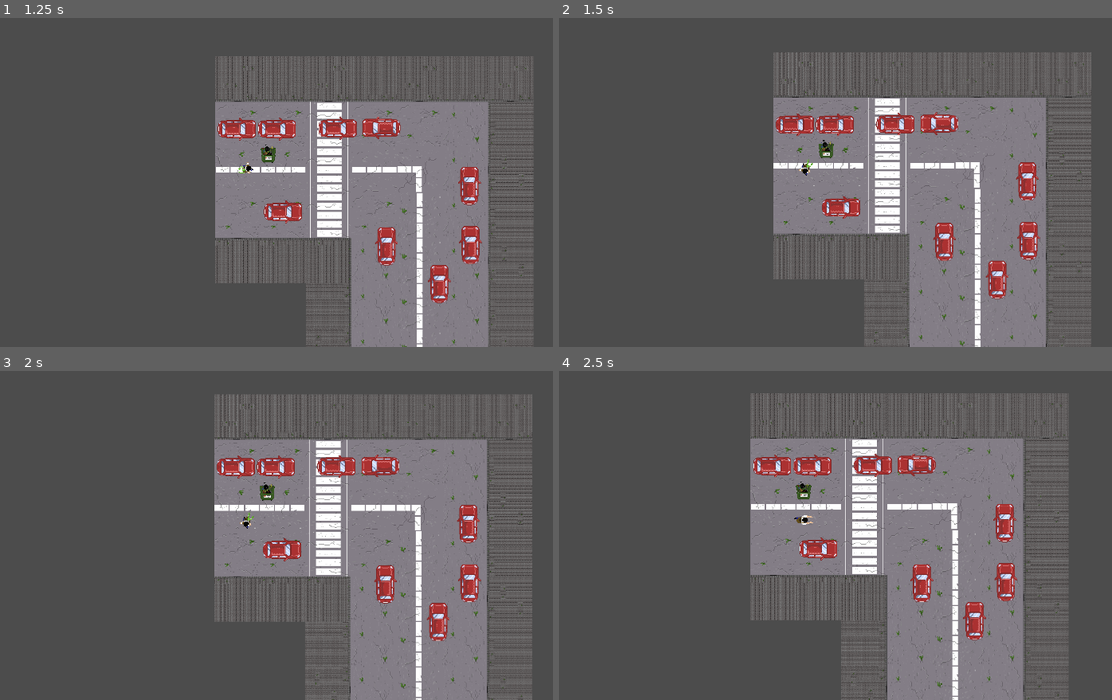
Above: before the commit, frames 1-4 (two rows, left to right).
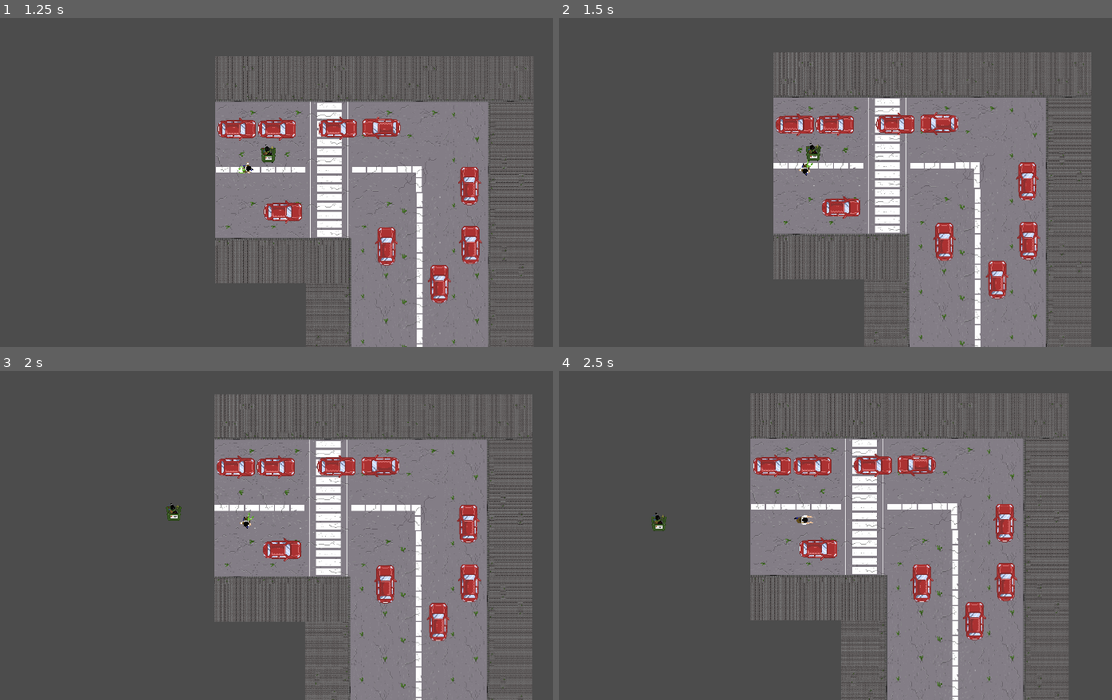
Above: after the commit, the same moments.

Repository: ricargoes/EndangeredPsychicSpecies
Game: Godot game, scene res://level/Level.tscn
Two runs of this game, one before a commit and one after it. Both use one fixed random seed, a clock stepped at 60 frames per second and the inputs below.
Inputs (mouse positions are in pixels of both pictures, inside the frame that each line leads up to):
- Up to frame 1 (1.25 s): move the mouse to (282, 152) at 0.52 s; press the mouse at (282, 152) at 0.53 s; hold D (carrier_move_right) from 0.53 s (still down)
- Up to frame 2 (1.5 s): move the mouse to (675, 185) at 1.27 s; release D (carrier_move_right) at 1.28 s; release the mouse at (675, 185) at 1.28 s; hold S (carrier_move_down) from 1.28 s (still down); right-click (675, 185) at 1.35 s
- Up to frame 3 (2 s): keep holding S (carrier_move_down)
- Up to frame 4 (2.5 s): move the mouse to (868, 443) at 2.02 s; release S (carrier_move_down) at 2.03 s; hold D (carrier_move_right) from 2.03 s (still down); tap Space (carrier_dash) at 2.1 s

Frame 1 is identical in both runs. In frame 2, 0.2% of the frame differs, in the area x 44-50%, y 37-44%; in frame 3, 0.2%, in the area x 29-50%, y 33-46%; in frame 4, 0.2%.

Commit message:
first trap in garbage

Diff:
--- a/throwables/GarbageOpen.tscn
+++ b/throwables/GarbageOpen.tscn
@@ -1,16 +1,27 @@
-[gd_scene load_steps=4 format=2]
+[gd_scene load_steps=5 format=2]
 
 [ext_resource path="res://throwables/garbage_open.png" type="Texture" id=1]
 [ext_resource path="res://throwables/ThrowableObject.tscn" type="PackedScene" id=2]
+[ext_resource path="res://traps/RegionTrap.tscn" type="PackedScene" id=3]
 
 [sub_resource type="RectangleShape2D" id=1]
 extents = Vector2( 35, 40 )
 
 [node name="GarbageOpen" instance=ExtResource( 2 )]
+mass = 2.0
 
 [node name="CollisionShape2D" parent="." index="0"]
+visible = false
 position = Vector2( 0, 9 )
 shape = SubResource( 1 )
 
 [node name="Sprite" parent="." index="1"]
 texture = ExtResource( 1 )
+
+[node name="CollisionShape2D" parent="SelectableArea" index="0"]
+visible = false
+
+[node name="Trap" parent="." index="4" instance=ExtResource( 3 )]
+position = Vector2( 22.0891, -30.2936 )
+
+[editable path="Trap"]
--- /dev/null
+++ b/traps/RegionTrap.tscn
@@ -0,0 +1,19 @@
+[gd_scene load_steps=4 format=2]
+
+[ext_resource path="res://traps/Trap.tscn" type="PackedScene" id=1]
+[ext_resource path="res://traps/trap_marker.png" type="Texture" id=2]
+
+[sub_resource type="CircleShape2D" id=1]
+radius = 16.1091
+
+[node name="Trap" instance=ExtResource( 1 )]
+
+[node name="Sprite" parent="." index="0"]
+self_modulate = Color( 1, 1, 1, 0 )
+texture = ExtResource( 2 )
+
+[node name="Marker" parent="." index="1"]
+self_modulate = Color( 0, 0.588235, 0, 0.592157 )
+
+[node name="CollisionShape2D" parent="." index="2"]
+shape = SubResource( 1 )
--- /dev/null
+++ b/traps/Trap.gd
@@ -0,0 +1,16 @@
+extends Area2D
+
+var color_mark_disable = Color(0, 0.5, 0, 0)
+var color_mark_enable = Color(0, 0.5, 0, 0.5)
+
+func _ready():
+	mark(false)
+
+func mark(enable):
+	if enable:
+		$Marker.self_modulate = color_mark_enable
+	else:
+		$Marker.self_modulate = color_mark_disable
+
+func _on_Trap_body_entered(body):
+	body.hit()
--- a/traps/Trap.tscn
+++ b/traps/Trap.tscn
@@ -1,8 +1,22 @@
-[gd_scene format=2]
+[gd_scene load_steps=3 format=2]
 
-[node name="Trap" type="Area2D"]
+[ext_resource path="res://traps/trap_marker.png" type="Texture" id=1]
+[ext_resource path="res://traps/Trap.gd" type="Script" id=2]
+
+[node name="Trap" type="Area2D" groups=[
+"traps",
+]]
 collision_layer = 8
+script = ExtResource( 2 )
+__meta__ = {
+"_edit_group_": true
+}
+
+[node name="Sprite" type="Sprite" parent="."]
+
+[node name="Marker" type="Sprite" parent="."]
+self_modulate = Color( 0, 0.588235, 0, 0 )
+texture = ExtResource( 1 )
 
 [node name="CollisionShape2D" type="CollisionShape2D" parent="."]
-
-[node name="Sprite" type="Sprite" parent="."]
+[connection signal="body_entered" from="." to="." method="_on_Trap_body_entered"]
Binary file added: traps/trap_marker.png
Not shown, added: traps/trap_marker.png.import
